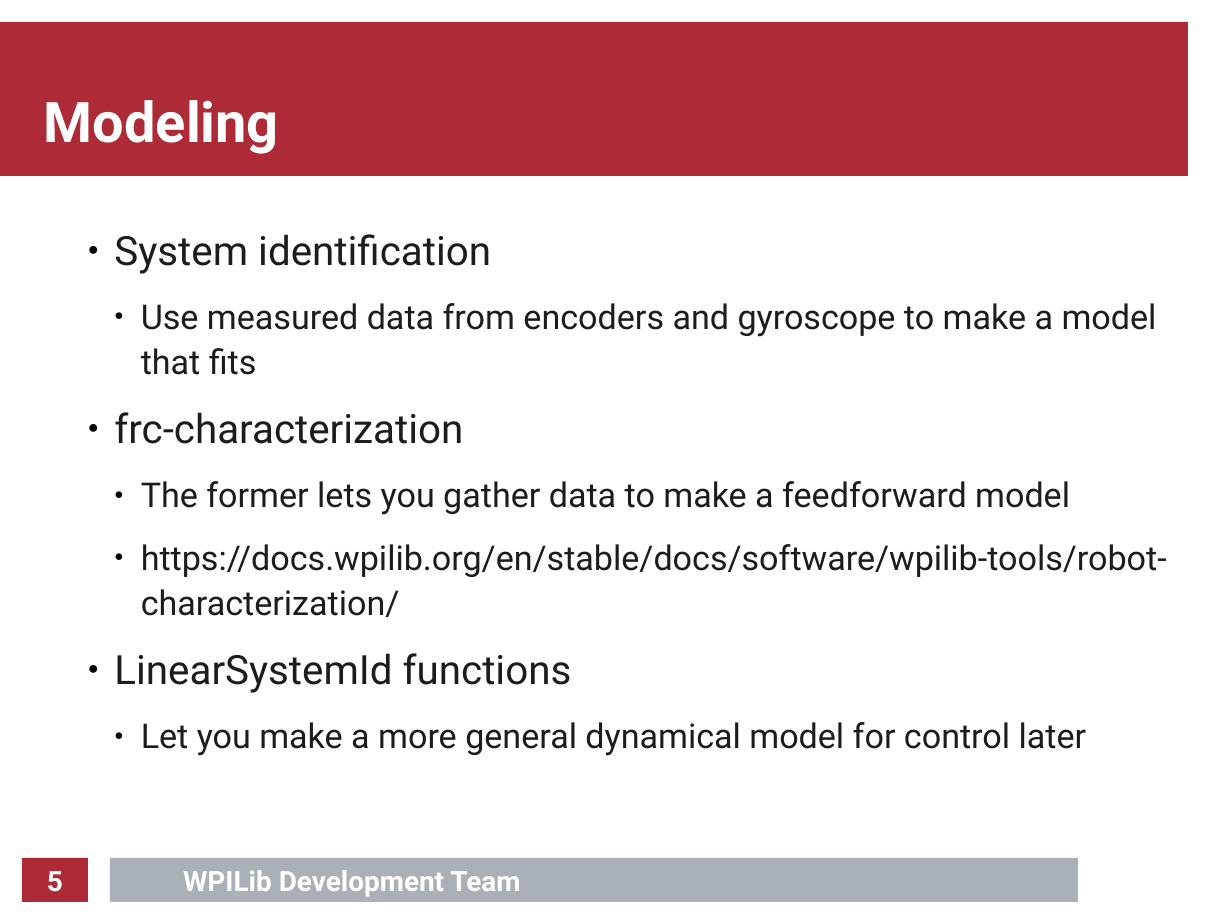
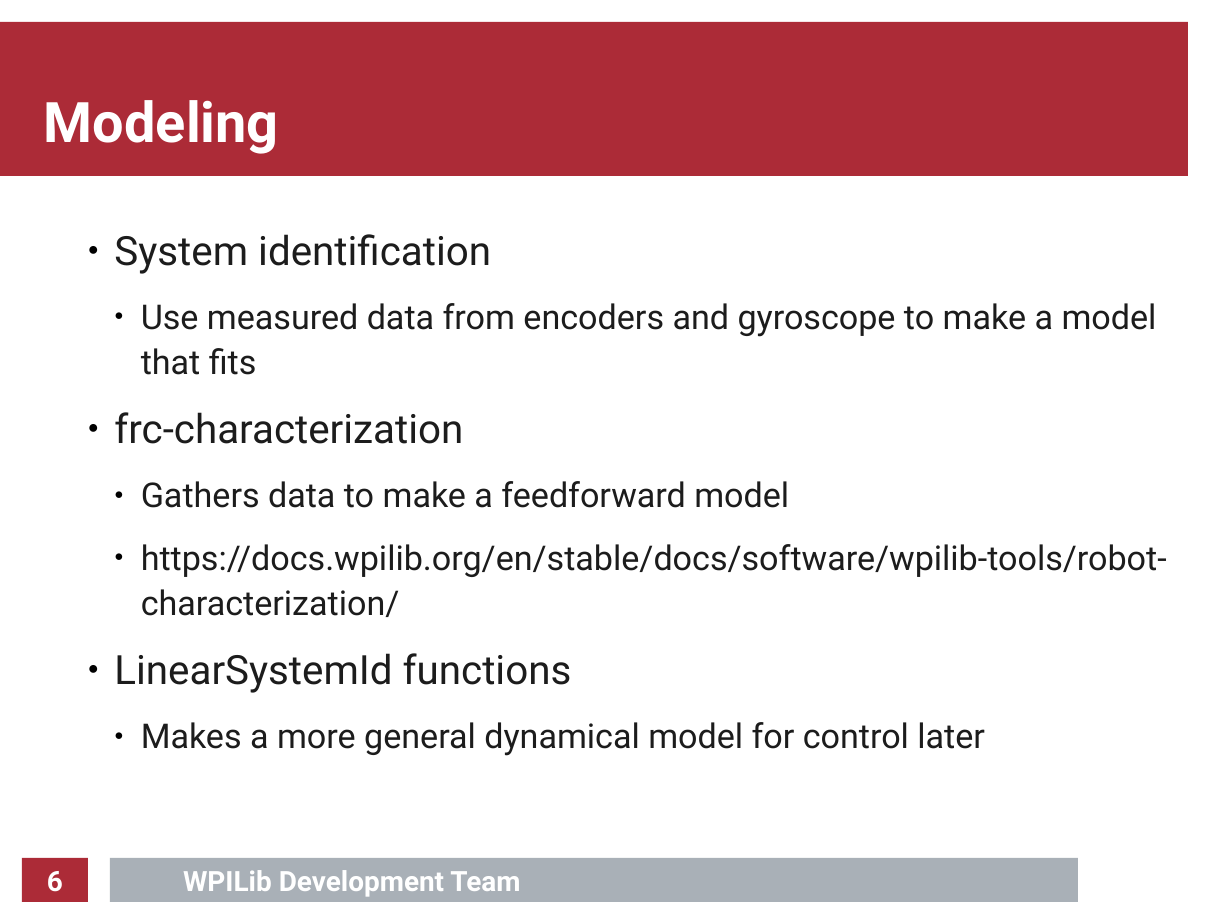
Before and after one commit to calcmogul/auton-driving-presentation, a slide deck: slide 6 of presentation/presentation.odp (slide 5 before the commit). Drawn at 1232x924 pixels with LibreOffice and Linux fonts; fonts in the diff are those of the drawing; background and template pictures are left out. Boxes give left, top, right and bottom in pixels: in the first picture for what was removed or moved away, otherwise in the second. Text is boxed around its words. In the diff, an @@ line names an element or a change of style, - is before the commit and + after.

```diff
--- a/presentation/presentation.odp
+++ b/presentation/presentation.odp
@@ text at (141,481,789,508): text changed @@
-  ● The former lets you gather data to make a feedforward model
+  ● Gathers data to make a feedforward model
@@ text at (141,722,985,756): text changed @@
-  ● Let you make a more general dynamical model for control later
+  ● Makes a more general dynamical model for control later
@@ page number at (47,871,63,892): text changed @@
-5
+6
```
Also in this commit, not shown: 9 other slides changed, 1 slide added, 6 other files.
